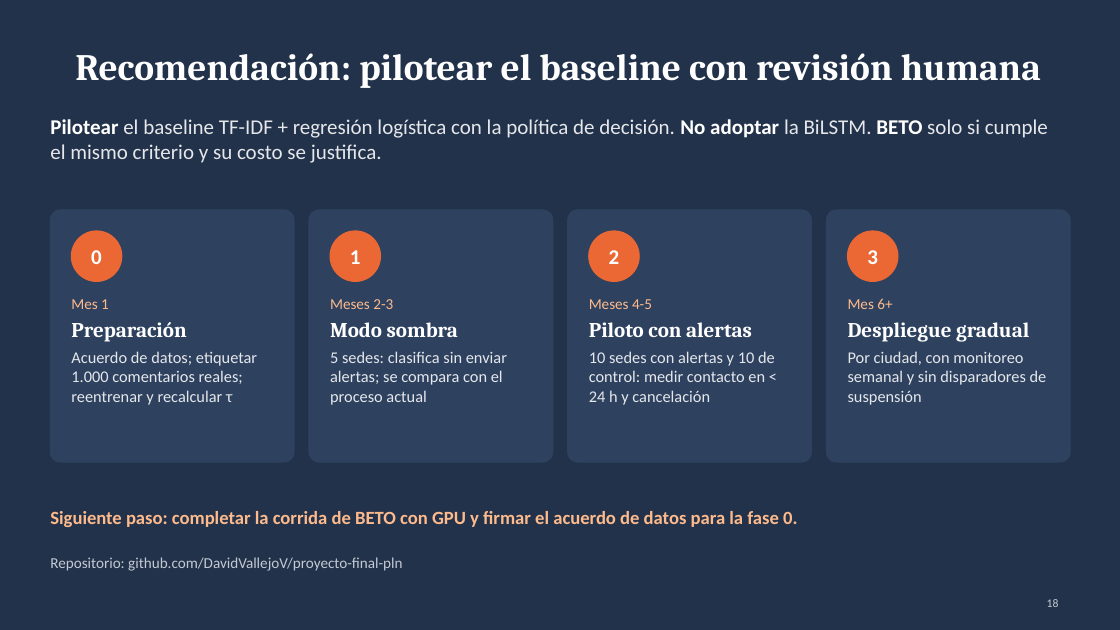
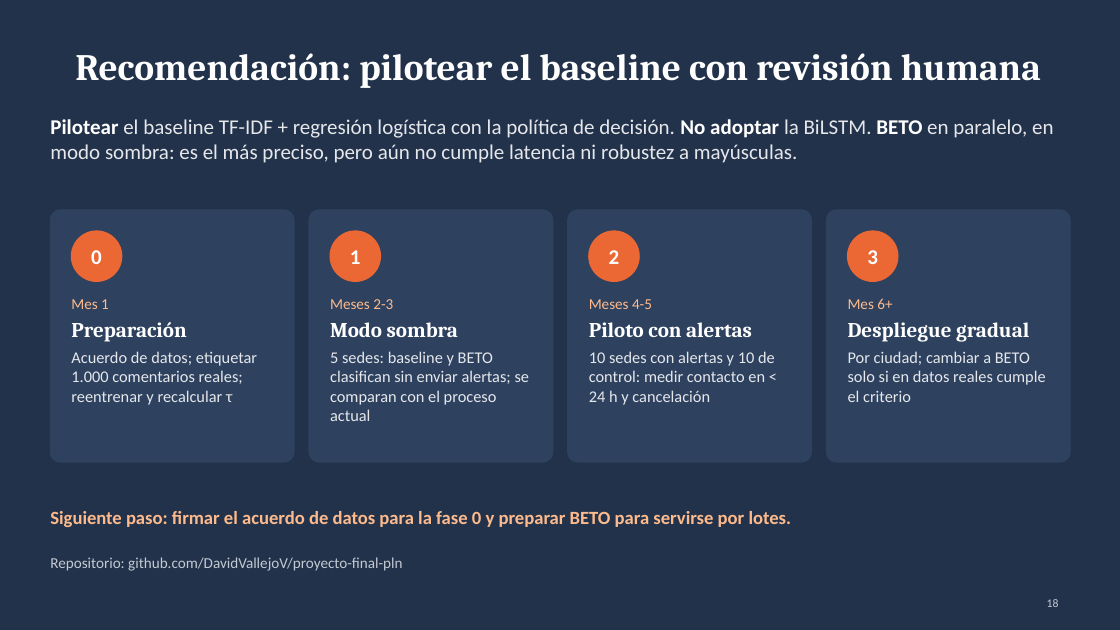
Before and after one commit to DavidVallejoV/proyecto-final-pln, a slide deck: slide 18 of docs/Presentacion_Proyecto_Final_PLN.pptx. Drawn at 1120x630 pixels with LibreOffice and Linux fonts; fonts in the diff are those of the drawing. Boxes give left, top, right and bottom in pixels: in the first picture for what was removed or moved away, otherwise in the second. Text is boxed around its words. In the diff, an @@ line names an element or a change of style, - is before the commit and + after.

```diff
--- a/docs/Presentacion_Proyecto_Final_PLN.pptx
+++ b/docs/Presentacion_Proyecto_Final_PLN.pptx
@@ text at (50,119,1053,163): text changed @@
-Pilotear el baseline TF-IDF + regresión logística con la política de decisión. No adoptar la BiLSTM. BETO solo si cumple el mismo criterio y su costo se justifica.
+Pilotear el baseline TF-IDF + regresión logística con la política de decisión. No adoptar la BiLSTM. BETO en paralelo, en modo sombra: es el más preciso, pero aún no cumple latencia ni robustez a mayúsculas.
@@ text at (330,351,530,421): text changed @@
-5 sedes: clasifica sin enviar alertas; se compara con el proceso actual
+5 sedes: baseline y BETO clasifican sin enviar alertas; se comparan con el proceso actual
@@ text at (848,351,1046,402): text changed @@
-Por ciudad, con monitoreo semanal y sin disparadores de suspensión
+Por ciudad; cambiar a BETO solo si en datos reales cumple el criterio
@@ text at (50,511,792,527): text changed @@
-Siguiente paso: completar la corrida de BETO con GPU y firmar el acuerdo de datos para la fase 0.
+Siguiente paso: firmar el acuerdo de datos para la fase 0 y preparar BETO para servirse por lotes.
```
Also in this commit, not shown: 4 other slides changed, 1 slide added, 1 slide removed, 12 other files.
